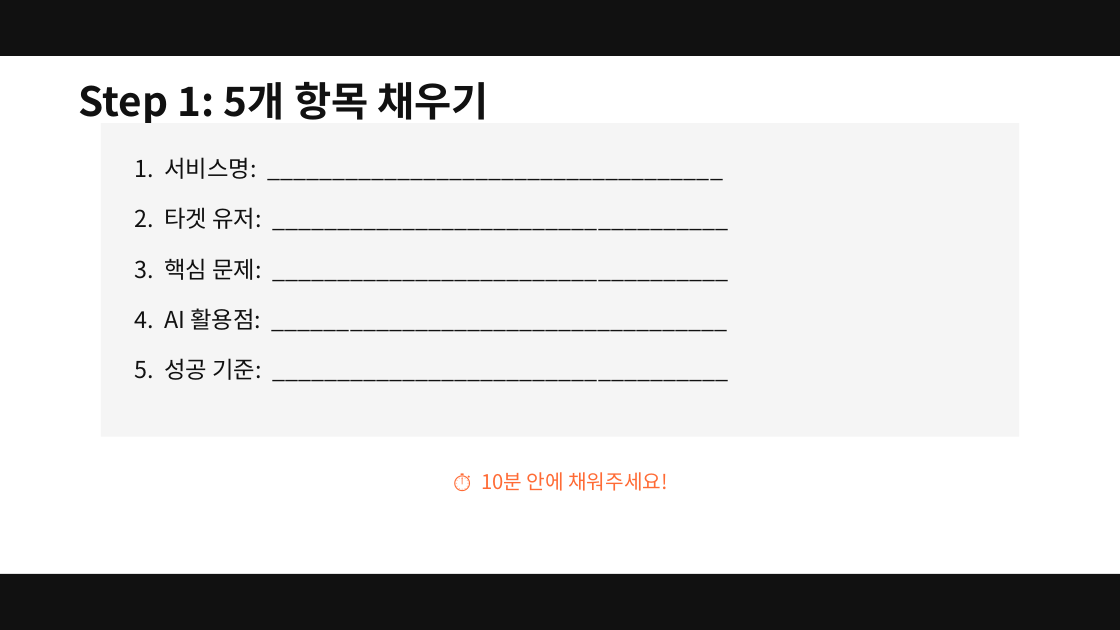
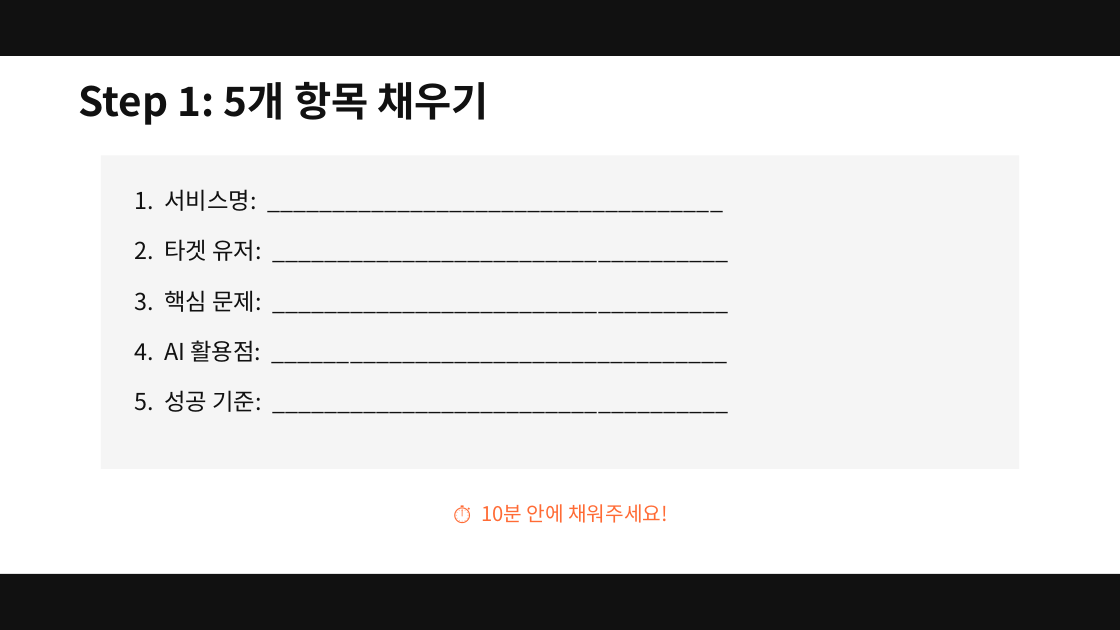
Before and after one commit to smilesjcha/ai-native-pm, a slide deck: slide 25 of projects/26Q3_Fastcampus-Lecture/assets/pptx/ai-native-pm-lecture.pptx. Drawn at 1120x630 pixels with LibreOffice and Linux fonts; fonts in the diff are those of the drawing. Boxes give left, top, right and bottom in pixels: in the first picture for what was removed or moved away, otherwise in the second. Text is boxed around its words. In the diff, an @@ line names an element or a change of style, - is before the commit and + after.

```diff
--- a/projects/26Q3_Fastcampus-Lecture/assets/pptx/ai-native-pm-lecture.pptx
+++ b/projects/26Q3_Fastcampus-Lecture/assets/pptx/ai-native-pm-lecture.pptx
@@ 2 texts, 1 rectangle: place and size @@
-2 texts, 1 rectangle at <box>101,123,1019,437</box>
+2 texts, 1 rectangle at <box>101,156,1019,469</box>
@@ 4 texts: place and size @@
-4 texts at <box>134,157,667,491</box>
+4 texts at <box>134,189,667,523</box>
```
Also in this commit, not shown: 27 other slides changed, 1 slide added, 1 other file.
